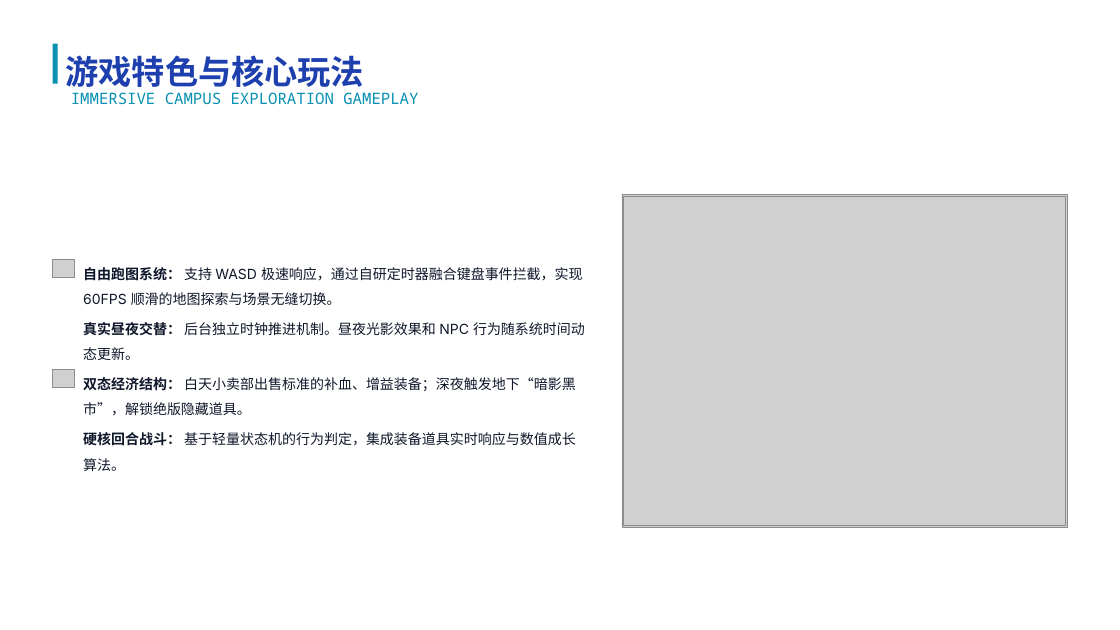
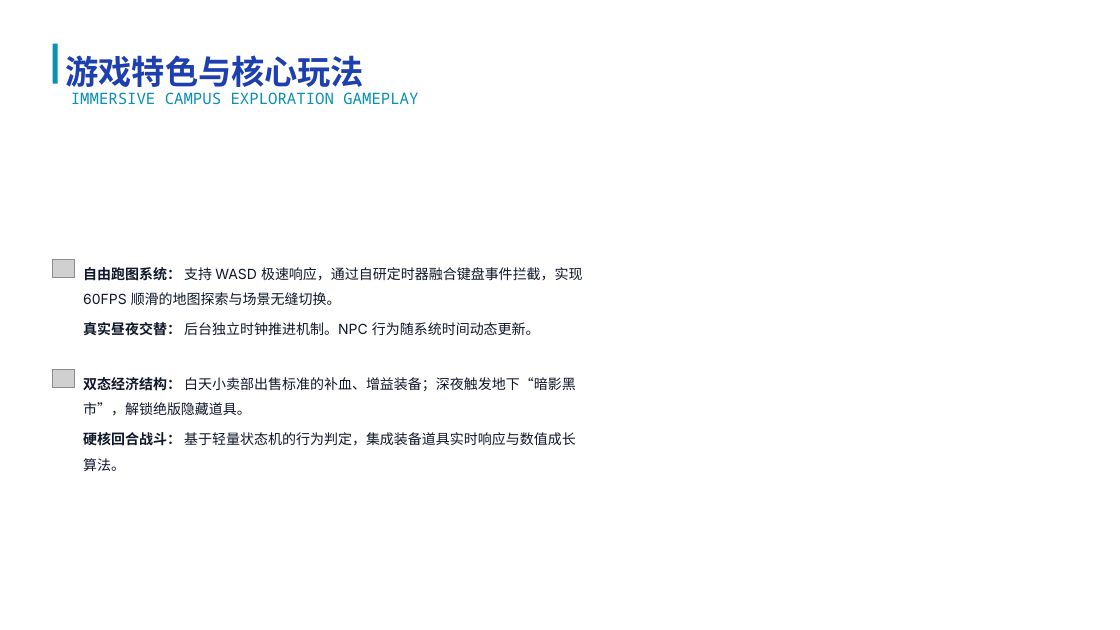
Before and after one commit to luqie0106/CampusRPG_Simultaneously, a slide deck: slide 3 of 校园RPG：大学生存物语项目答辩.pptx. Drawn at 1120x630 pixels with LibreOffice and Linux fonts; fonts in the diff are those of the drawing; grey boxes stand for pictures; background and template pictures are left out. Boxes give left, top, right and bottom in pixels: in the first picture for what was removed or moved away, otherwise in the second. Text is boxed around its words. In the diff, an @@ line names an element or a change of style, - is before the commit and + after.

```diff
--- a/校园RPG：大学生存物语项目答辩.pptx
+++ b/校园RPG：大学生存物语项目答辩.pptx
@@ picture removed at (623, 195, 1068, 528) @@
@@ picture removed at (624, 197, 1066, 526) @@
@@ text at (83, 322, 540, 336): text changed @@
-真实昼夜交替： 后台独立时钟推进机制。昼夜光影效果和 NPC 行为随系统时间动态更新。
+真实昼夜交替： 后台独立时钟推进机制。NPC 行为随系统时间动态更新。
```
Also in this commit, not shown: 10 other slides changed, 1 slide added, 2 slides removed.
